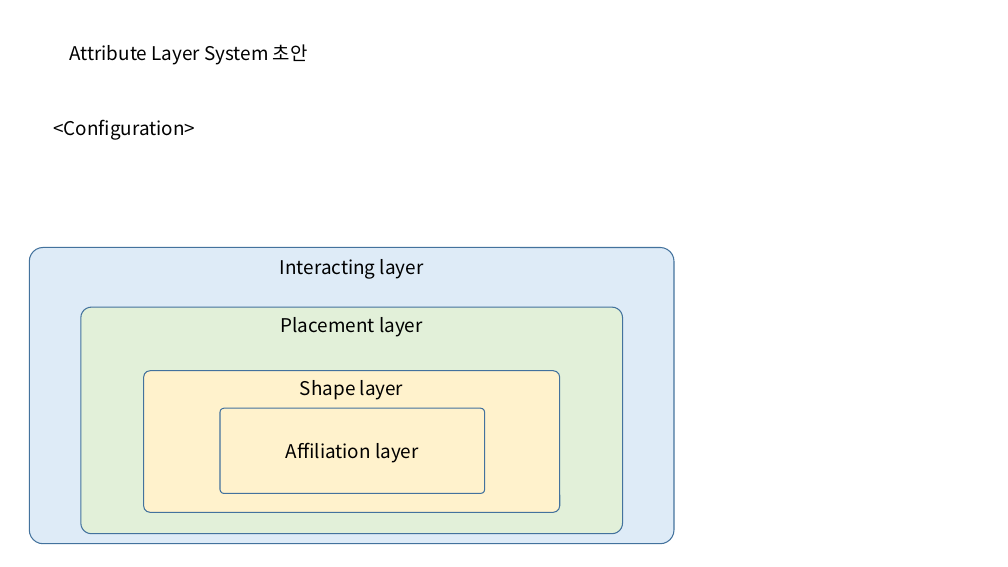
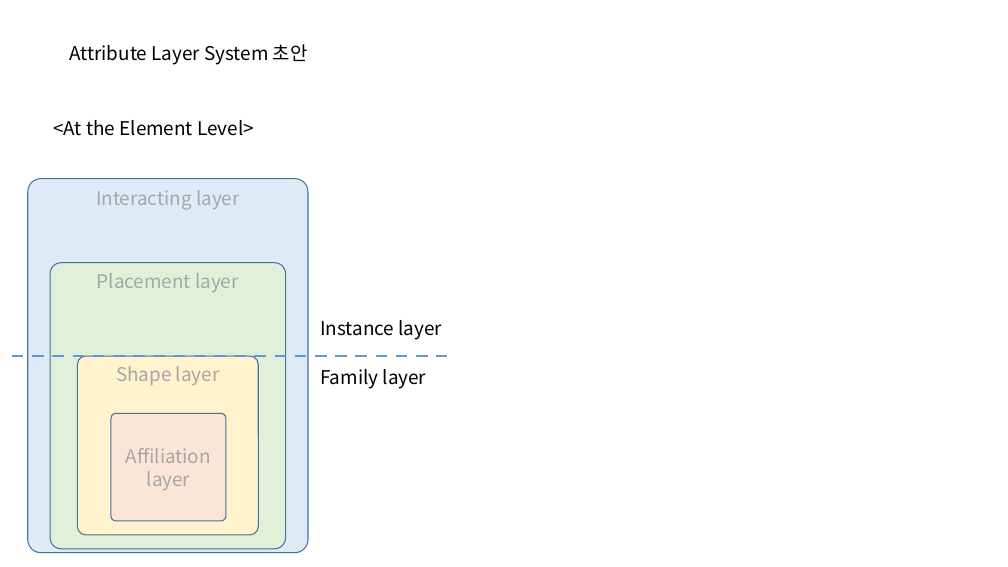
Before and after one commit to hnanmal/mQ, a slide deck: slide 2 of Laboratory/documentum/Attribute Layer System/BALs 초안.pptx (slide 1 before the commit). Drawn at 1008x567 pixels with LibreOffice and Linux fonts; fonts in the diff are those of the drawing. Boxes give left, top, right and bottom in pixels: in the first picture for what was removed or moved away, otherwise in the second. Text is boxed around its words. In the diff, an @@ line names an element or a change of style, - is before the commit and + after.

```diff
--- a/Laboratory/documentum/Attribute Layer System/BALs 초안.pptx
+++ b/Laboratory/documentum/Attribute Layer System/BALs 초안.pptx
@@ text at bbox=[53, 120, 254, 136]: text changed @@
-<Configuration>
+<At the Element Level>
@@ rounded rectangle "Interacting layer": place and size @@
-rounded rectangle "Interacting layer" at bbox=[29, 247, 675, 544]
+rounded rectangle "Interacting layer" at bbox=[28, 178, 309, 553]
@@ rounded rectangle "Placement layer": place and size @@
-rounded rectangle "Placement layer" at bbox=[81, 307, 622, 534]
+rounded rectangle "Placement layer" at bbox=[50, 263, 285, 549]
@@ text added at bbox=[320, 320, 442, 340], 18 pt, text #000000 @@
+Instance layer
@@ line added from (12, 356) to (448, 356), #5B9BD5 2.75 pt dashed @@
@@ text colour #000000 to #A6A6A6 in 3 elements at bbox=[28, 178, 309, 553], bbox=[50, 263, 285, 549], bbox=[77, 356, 258, 535] @@
@@ rounded rectangle "Shape layer": place and size @@
-rounded rectangle "Shape layer" at bbox=[144, 371, 560, 512]
+rounded rectangle "Shape layer" at bbox=[77, 356, 258, 535]
@@ text added at bbox=[320, 369, 427, 389], 18 pt, text #000000 @@
+Family layer
@@ rounded rectangle "Affiliation layer": place and size @@
-rounded rectangle "Affiliation layer" at bbox=[220, 408, 485, 494]
+rounded rectangle "Affiliation layer" at bbox=[111, 414, 226, 521]
@@ rounded rectangle "Affiliation layer" at bbox=[111, 414, 226, 521]: text colour #000000 to #A6A6A6; fill #FFF2CC to #FBE5D6 @@
```
Also in this commit, not shown: 5 slides added, 4 other files.
